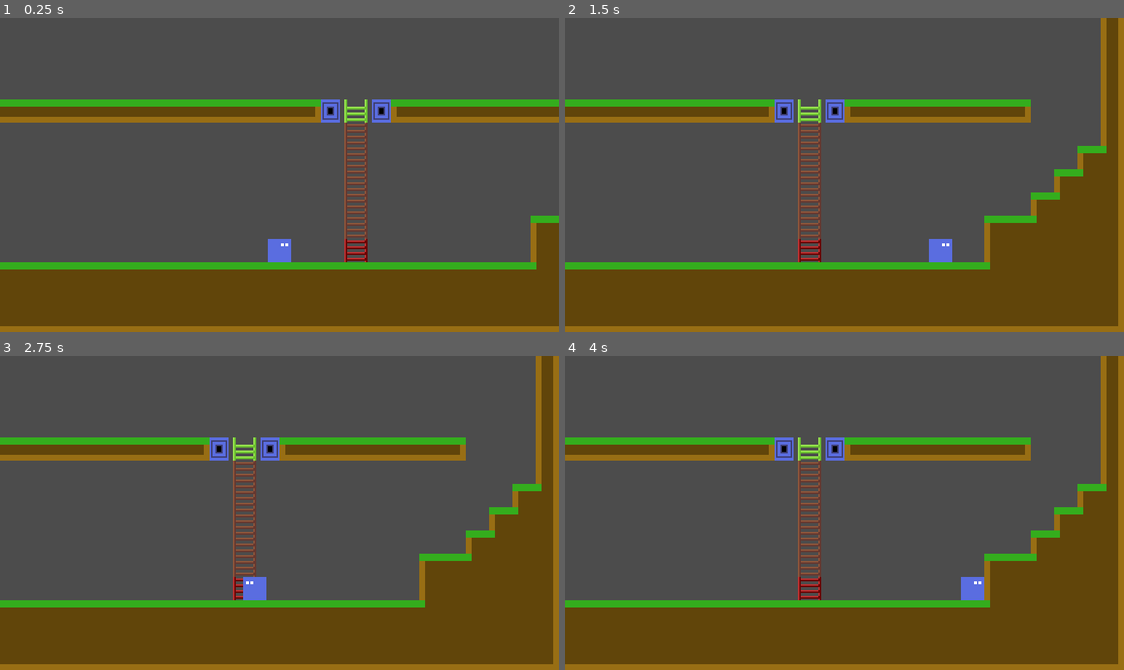
Above: before the commit, frames 1-4 (two rows, left to right).
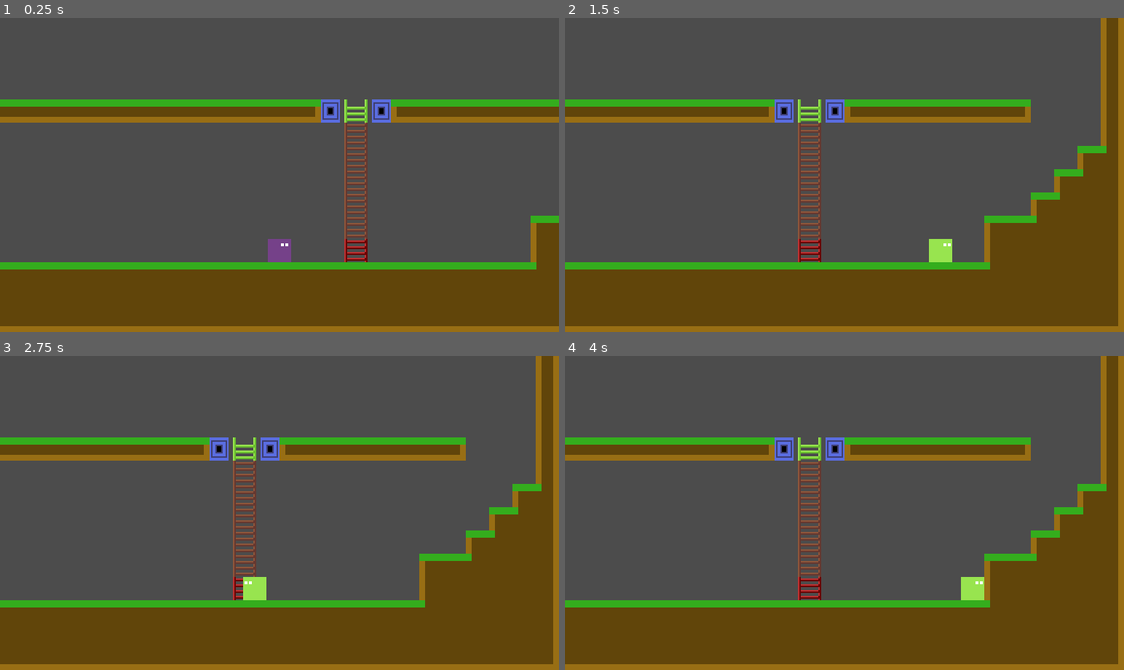
Above: after the commit, the same moments.

Repository: Zoltan-Labs/Godot_3.x
Game: Godot game, scene res://Levels/Level.tscn
The game is run twice, just before and just after one commit, with the same random seed, the same clock (stepped at 60 frames per second) and the same inputs.
Inputs:
- Up to frame 1 (0.25 s): no input
- Up to frame 2 (1.5 s): hold Right (ui_right) from 0.53 s (still down); tap Up (ui_up) at 0.77 s
- Up to frame 3 (2.75 s): tap Up (ui_up) at 1.52 s; tap Enter at 2 s; release Right (ui_right) at 2.03 s; hold Left (ui_left) from 2.03 s (still down)
- Up to frame 4 (4 s): release Left (ui_left) at 2.78 s; hold Right (ui_right) from 2.78 s (still down); tap Up (ui_up) at 3.02, 3.77 s

The runs differ from the first frame. In frame 1, 0.3% of the frame differs, in the area x 47-53%, y 70-78%; in frame 2, 0.3%, in the area x 65-70%, y 70-78%; in frame 3, 0.3%; in frame 4, 0.3%.

Commit message:
Bug Correction

Diff:
--- a/Basic_Platformer - Ladders/Player/Player.gd
+++ b/Basic_Platformer - Ladders/Player/Player.gd
@@ -30,6 +30,7 @@
 		change_state(DEAD)
 
 	motion.y += gravity
+
 
 	# check the tile names inside the tilemap "Ladder"
 	is_under_ladder  = get_tile_on_position(position.x, position.y - 16) == "LadderPiece"
@@ -146,7 +147,7 @@
 		change_state(IDLE)
 
 	# transition to idle state
-	if !is_on_ladder:
+	if !is_on_ladder and state in [IDLE_ON_LADDER, CLIMB_DOWN, CLIMB_UP]:
 		change_state(IDLE)
 
 
--- a/Basic_Platformer - Ladders/Player/Player.tscn
+++ b/Basic_Platformer - Ladders/Player/Player.tscn
@@ -102,7 +102,7 @@
 custom_solver_bias = 0.0
 extents = Vector2( 8, 8 )
 
-[node name="Player" type="KinematicBody2D"]
+[node name="Player" type="KinematicBody2D" index="0"]
 
 input_pickable = false
 collision_layer = 2
@@ -140,7 +140,7 @@
 
 texture = ExtResource( 2 )
 hframes = 5
-frame = 1
+frame = 2
 _sections_unfolded = [ "Animation" ]
 
 [node name="Anim" type="AnimationPlayer" parent="." index="2"]
